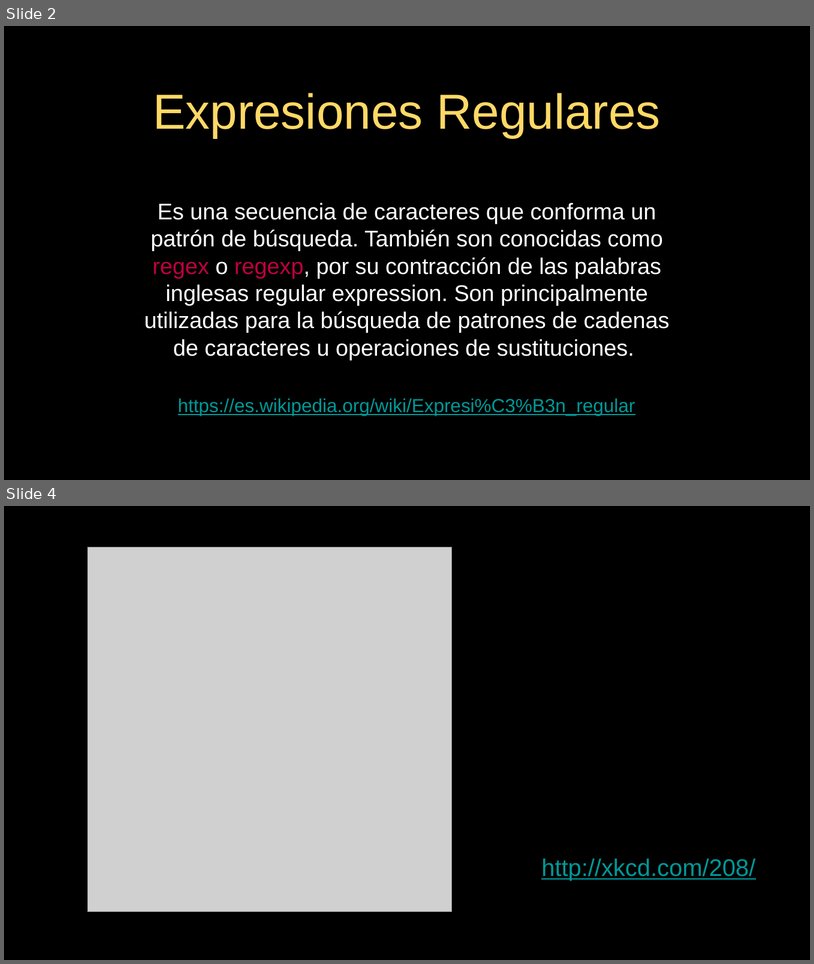
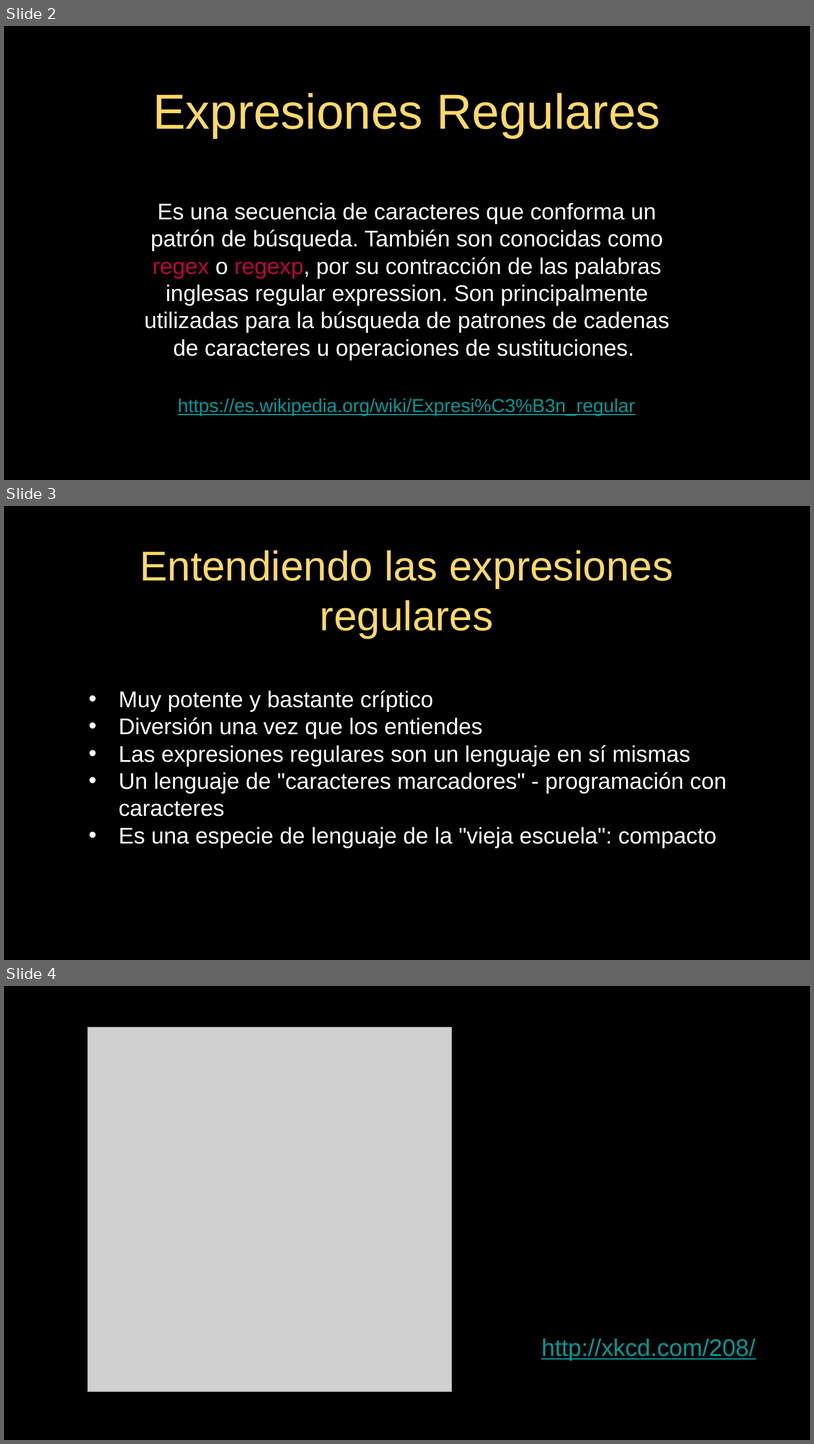
Before and after one commit to mentecatoDev/presentaciones, a slide deck: 11-Regex.odp. Shown one above the other, each under a label of ours: slides 2 and 4 before the commit, slides 2, 3 and 4 after it; the slides between them are not shown. The pictures are 814x964 and 814x1444 pixels, drawn with LibreOffice and Linux fonts; fonts in the diff are those of the drawing; grey boxes stand for pictures. Boxes give left, top, right and bottom in pixels: in the first picture for what was removed or moved away, otherwise in the second. Text is boxed around its words. In the diff, an @@ line names an element or a change of style, - is before the commit and + after.

```diff
--- a/11-Regex.odp
+++ b/11-Regex.odp
@@ slide 3 added at (4,506,810,960), background #000000; not listed: 1 template element that a slide beside it also shows @@
@@ title added at (140,550,674,638), 66 pt, text #FFD966 @@
+Entendiendo las expresiones regulares
@@ text added at (119,690,727,847), 36 pt, text #FFFFFF @@
+• Muy potente y bastante críptico
+• Diversión una vez que los entiendes
+• Las expresiones regulares son un lenguaje en sí mismas
+• Un lenguaje de "caracteres marcadores" - programación con caracteres
+• Es una especie de lenguaje de la "vieja escuela": compacto
```
Also in this commit, not shown: 1 slide changed, 1 slide removed, 4 other files.
